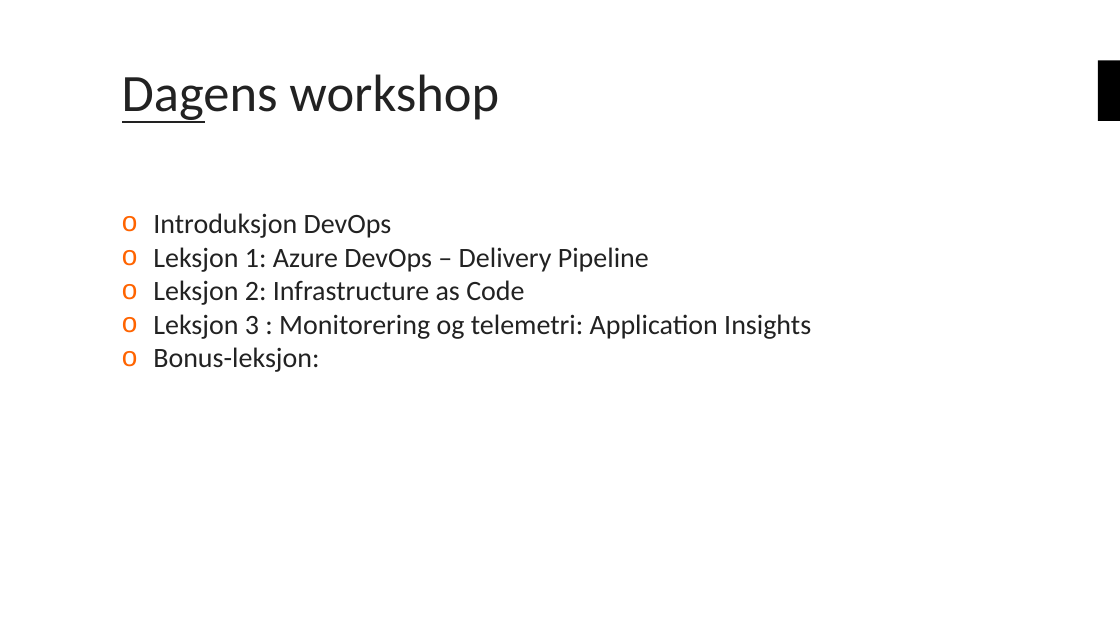
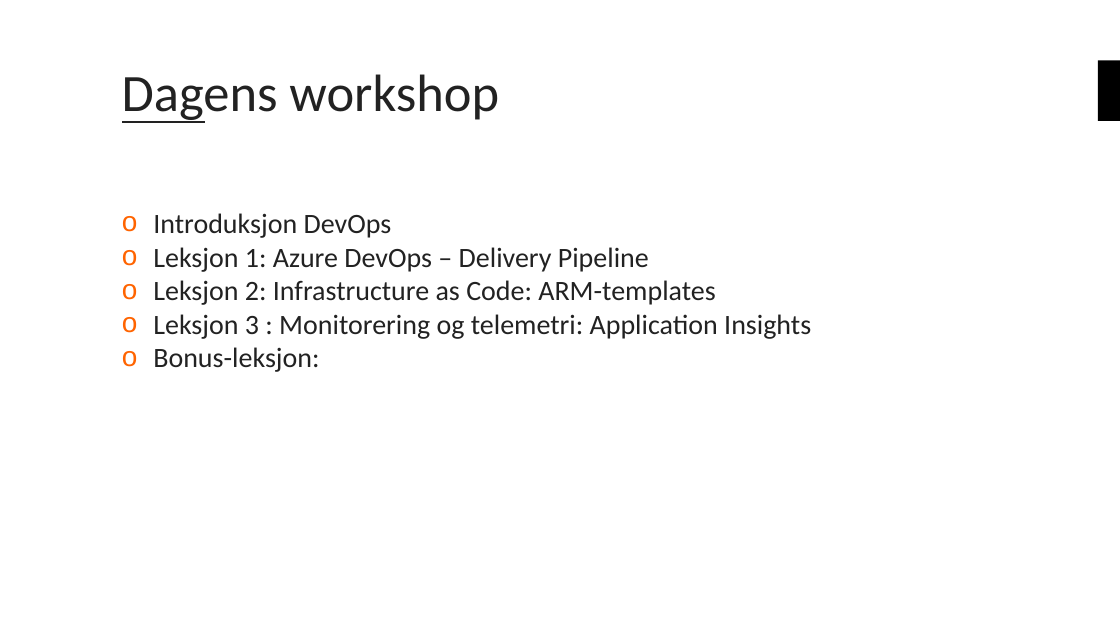
Before and after one commit to bouvet/azure-workshops, a slide deck: slide 4 of Workshop_2/Presentasjon/Azureskolen-Workshop#2.pptx. Drawn at 1120x630 pixels with LibreOffice and Linux fonts; fonts in the diff are those of the drawing; background and template pictures are left out. Boxes give left, top, right and bottom in pixels: in the first picture for what was removed or moved away, otherwise in the second. Text is boxed around its words. In the diff, an @@ line names an element or a change of style, - is before the commit and + after.

Commit message:
Updated documentation

```diff
--- a/Workshop_2/Presentasjon/Azureskolen-Workshop#2.pptx
+++ b/Workshop_2/Presentasjon/Azureskolen-Workshop#2.pptx
@@ text at (153,280,715,305): text changed @@
-o Leksjon 2: Infrastructure as Code
+o Leksjon 2: Infrastructure as Code: ARM-templates
```
